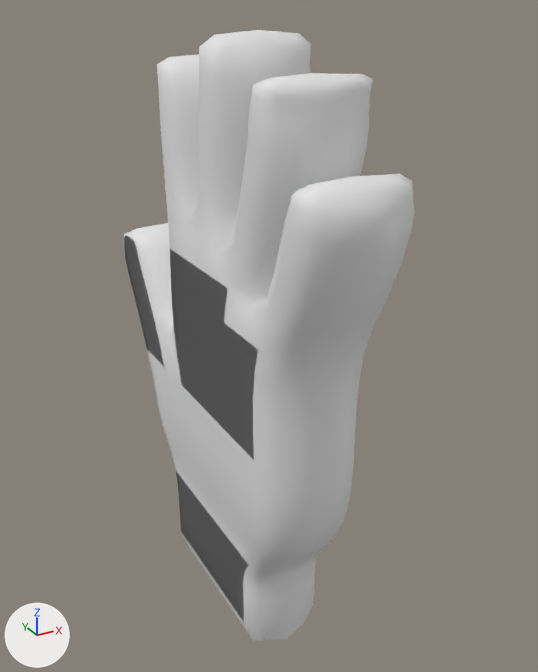
One commit to the Blender file working/subahu/Glove/Glove.blend: the scene before it, then after it.
Both versions are drawn from a 50 mm lens placed at (-0.342, -0.692, 0.352), pointed at (0.029, -0.017, 0.014). The lights are fixed; the arrows at lower left show +X, +Y and +Z.

Names of what the first picture shows: 'glove', 'gloveInside'.
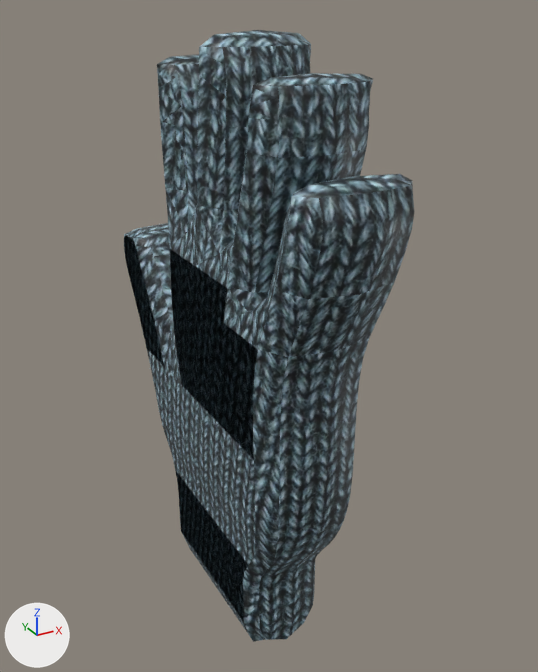
Changed parts and their boxes [x1, y1, x2, y2] in the pictures (538 x 672 px):
'glove', recoloured
    both: [124, 30, 414, 642]
'gloveInside', recoloured, surface changed
    both: [124, 50, 394, 621]

The change in detail:
Picture 'wool_texture4812.jpg' (img_wool_texture4812_jpg) is new.
Material 'wool_texture4812.jpg' (mat_wool_texture4812_jpg) is new.
Its texture is img_wool_texture4812_jpg.
me_cube has 1005 vertices, 988 faces and spans x -0.058..0.058, y -0.242..0.225, z -0.338..0.334.
me_cube now uses material mat_wool_texture4812_jpg (picture img_wool_texture4812_jpg).
me_cube_001 has 1005 vertices, 988 faces and spans x -0.058..0.058, y -0.241..0.224, z -0.336..0.333.
me_cube_001 is used by ob_gloveinside; parent ob_glove; location (0.0, -0.0000373, -0.00136).
me_cube_001 part 1: texture (UV) coordinates changed.
me_cube_001 now uses material mat_wool_texture4812_jpg (picture img_wool_texture4812_jpg).
